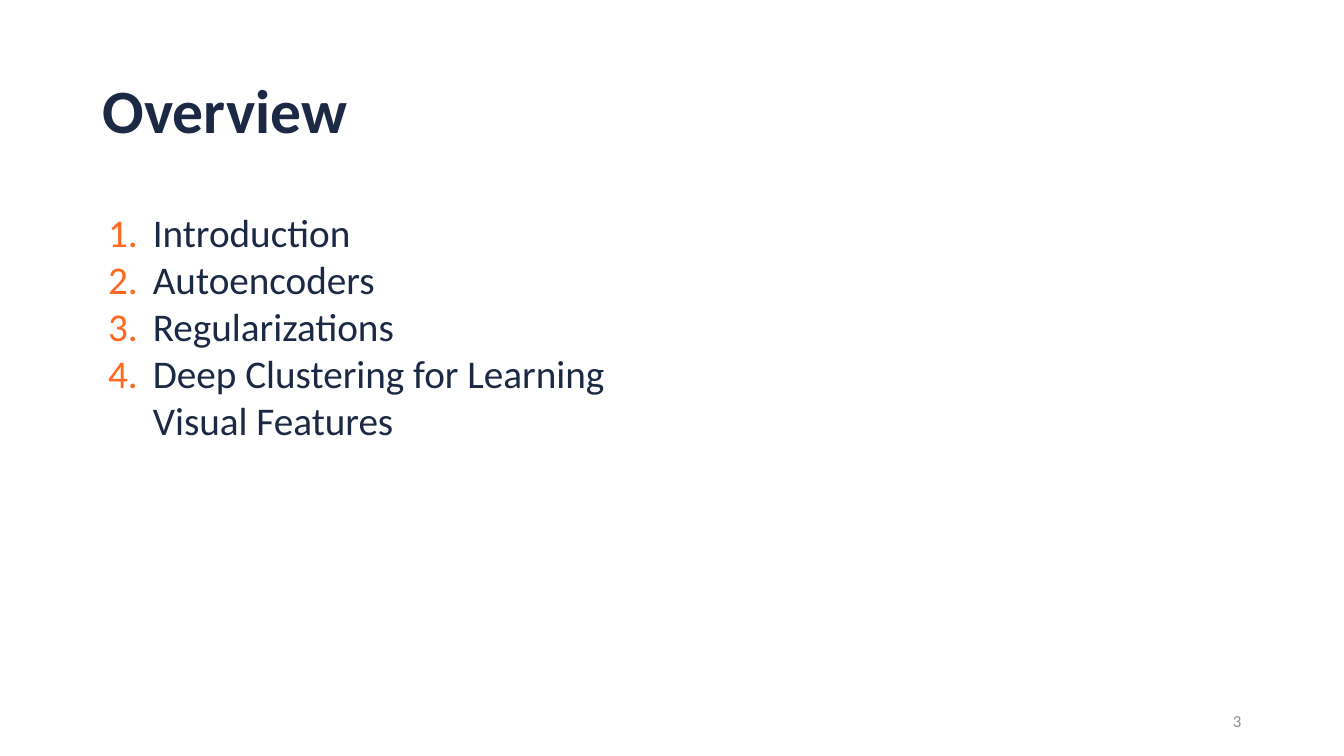
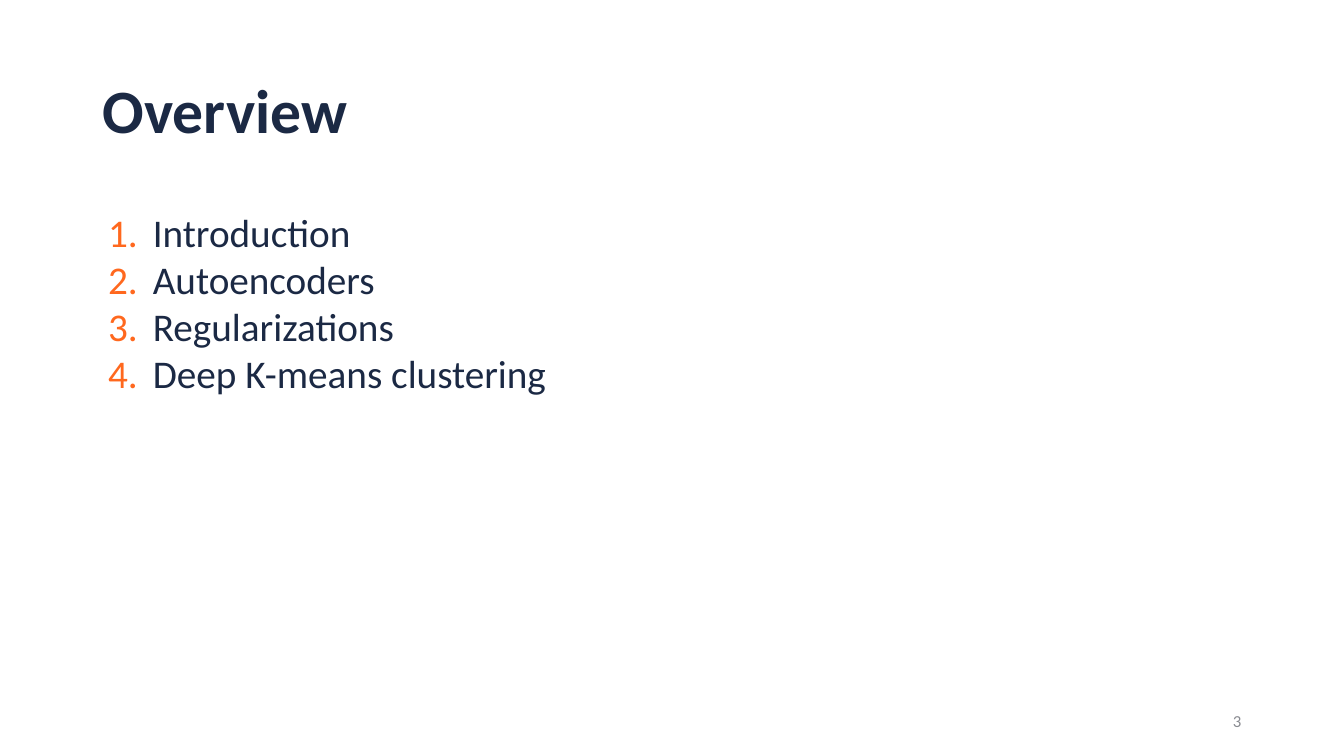
Before and after one commit to JorisRoels/deep-learning-biology, a slide deck: slide 3 of slides/2020-dlb-5-unsupervised-neural-networks.pptx. Drawn at 1344x756 pixels with LibreOffice and Linux fonts; fonts in the diff are those of the drawing. Boxes give left, top, right and bottom in pixels: in the first picture for what was removed or moved away, otherwise in the second. Text is boxed around its words. In the diff, an @@ line names an element or a change of style, - is before the commit and + after.

Commit message:
New presentation, some minor fixes

```diff
--- a/slides/2020-dlb-5-unsupervised-neural-networks.pptx
+++ b/slides/2020-dlb-5-unsupervised-neural-networks.pptx
@@ text at bbox=[153, 360, 546, 395]: text changed @@
-4. Deep Clustering for Learning Visual Features
+4. Deep K-means clustering
```
Also in this commit, not shown: 1 other slide changed, 25 slides added, 1 slide removed, 1 other file.
